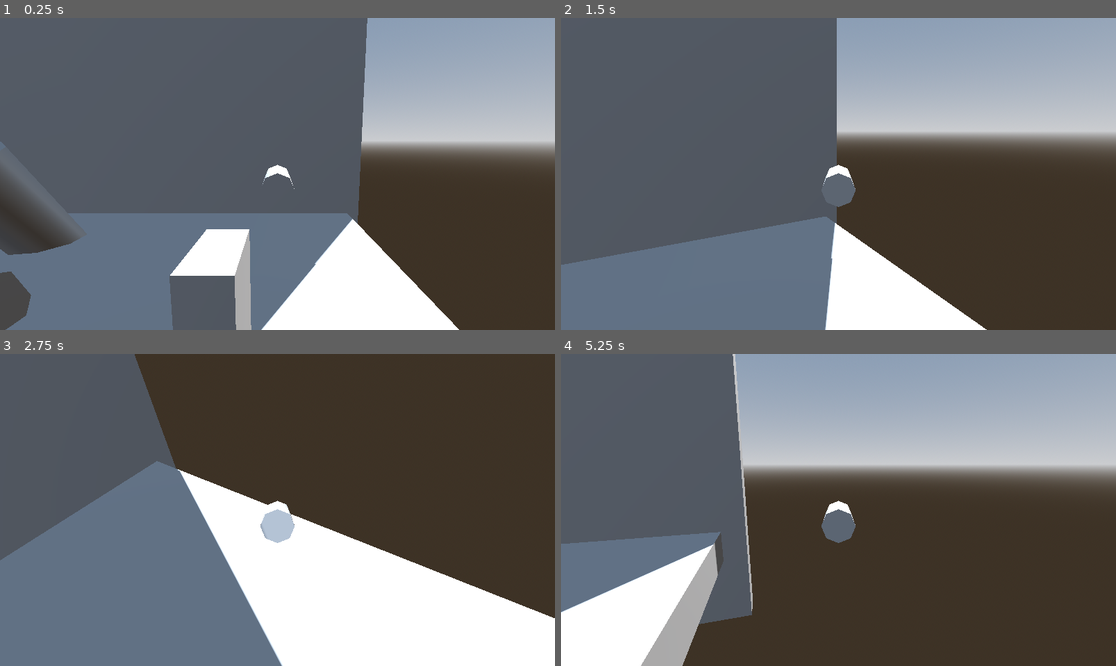
Above: before the commit, frames 1-4 (two rows, left to right).
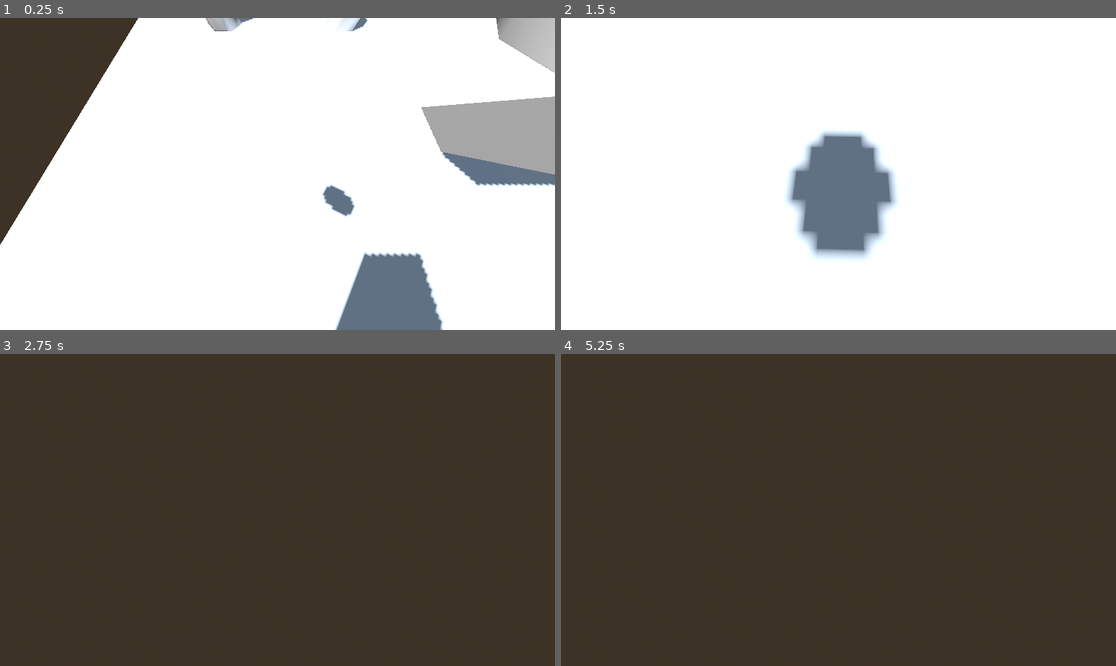
Above: after the commit, the same moments.

Repository: age-of-asparagus/bee-simulator
Game: Godot game, scene res://flight_tests.tscn
Same seed, same stepped clock (60 frames per second), same inputs: the game is played once before the commit and once after it. The project has no main scene, so this scene is started directly.
Inputs:
- Up to frame 1 (0.25 s): no input
- Up to frame 2 (1.5 s): hold D (Move_right) 0.53-1.28 s; hold Space (Boost) 0.53-1.28 s; hold W (Move_down) from 1.28 s (still down); tap Space (Boost) at 1.35 s
- Up to frame 3 (2.75 s): release W (Move_down) at 2.03 s; hold D (Move_right) from 2.03 s (still down); hold Space (Boost) from 2.03 s (still down)
- Up to frame 4 (5.25 s): release D (Move_right) at 2.78 s; release Space (Boost) at 2.78 s; hold S (Move_up) 2.78-3.53 s; tap Space (Boost) at 2.85, 4.35 s; hold Space (Boost) 3.53-4.28 s; hold A (Move_left) 3.53-5.03 s; hold W (Move_down) from 5.03 s (still down); hold Space (Boost) from 5.03 s (still down)

The runs differ from the first frame. In frame 1, 94% of the frame differs, in the area x 0-100%, y 0-100%; in frame 2, 95%; in frame 3, 57%; in frame 4, 60%.

Commit message:
fixed starting rotation

Diff:
--- a/bee.gd
+++ b/bee.gd
@@ -2,15 +2,19 @@
 
 @export var forward_acceleration : float
 @export var max_speed : float
+@export var min_speed : float
 @export var drag : float
 @export var turn_speed : float
 @export var smooth_time : float
 
-var vertical_rotation = 0
-var horizontal_rotation = 0
+#@onready var starting_vertical_rotation = rotation
+#@onready var starting_horizontal_rotation = rotation
 
-var target_vertical_rotation = 0
-var target_horizontal_rotation = 0
+@onready var vertical_rotation = rotation.x
+@onready var horizontal_rotation = rotation.y
+
+@onready var target_vertical_rotation = rotation.x
+@onready var target_horizontal_rotation = rotation.y
 
 
 
@@ -32,8 +36,9 @@
 		var drag_force = drag * delta
 		if velocity.length() > drag_force:
 			velocity -= velocity.normalized() * drag_force
-		else:
-			velocity = Vector3.ZERO
+
+	if velocity.length() < min_speed:
+		velocity = -basis.z * min_speed
 
 	move_and_slide()
 
--- a/bee.tscn
+++ b/bee.tscn
@@ -8,6 +8,7 @@
 script = ExtResource("1_xww1r")
 forward_acceleration = 7.5
 max_speed = 15.0
+min_speed = 1.0
 drag = 10.0
 turn_speed = 1.0
 smooth_time = 2.0
--- a/flight_tests.tscn
+++ b/flight_tests.tscn
@@ -89,7 +89,7 @@
 size = Vector3(25.7939, 36.8406, 1)
 
 [node name="Bee" parent="." instance=ExtResource("1_ng8dw")]
-transform = Transform3D(1, 0, 0, 0, 1, 0, 0, 0, 1, 0.158626, 4.98296, -0.0129799)
+transform = Transform3D(-1, -6.69697e-08, 5.61943e-08, 0, 0.642788, 0.766044, -8.74228e-08, 0.766044, -0.642788, 0.158626, 4.98296, -0.0129799)
 
 [node name="CSGCylinder3D" type="CSGCylinder3D" parent="Bee"]
 transform = Transform3D(1.91069e-15, 4.37114e-08, -1, 1, -4.37114e-08, 0, -4.37114e-08, -1, -4.37114e-08, 0, 0, 0)
@@ -97,7 +97,7 @@
 height = 0.97
 
 [node name="Camera3D" type="Camera3D" parent="Bee"]
-transform = Transform3D(1, 0, 0, 0, 0.990636, 0.136528, 0, -0.136528, 0.990636, 0, 0.574132, 3.25388)
+transform = Transform3D(1, 0, 0, 0, 0.990636, 0.136528, 0, -0.136528, 0.990636, 0, 0, 0)
 fov = 65.6618
 near = 0.015
 
